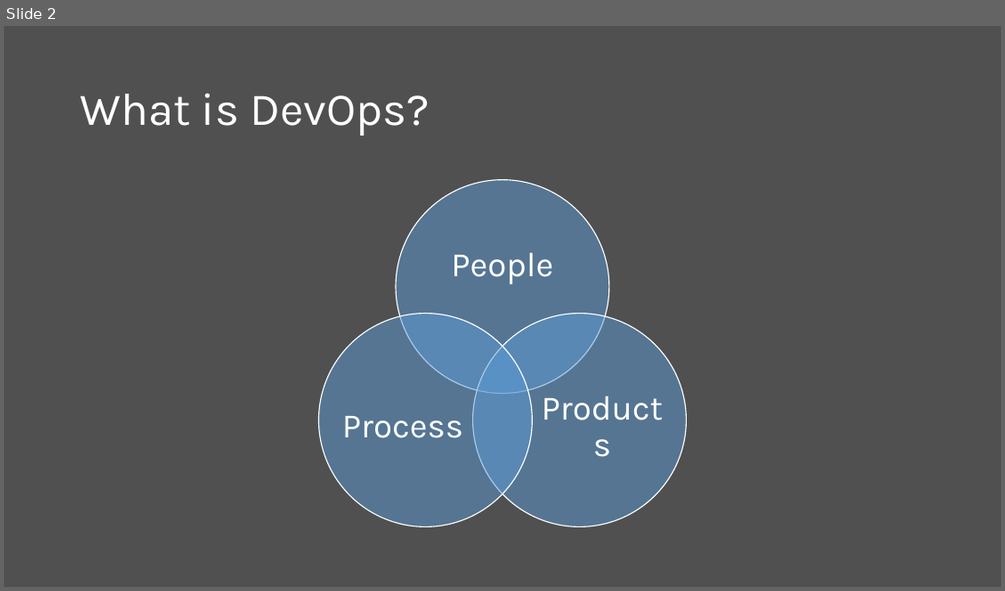
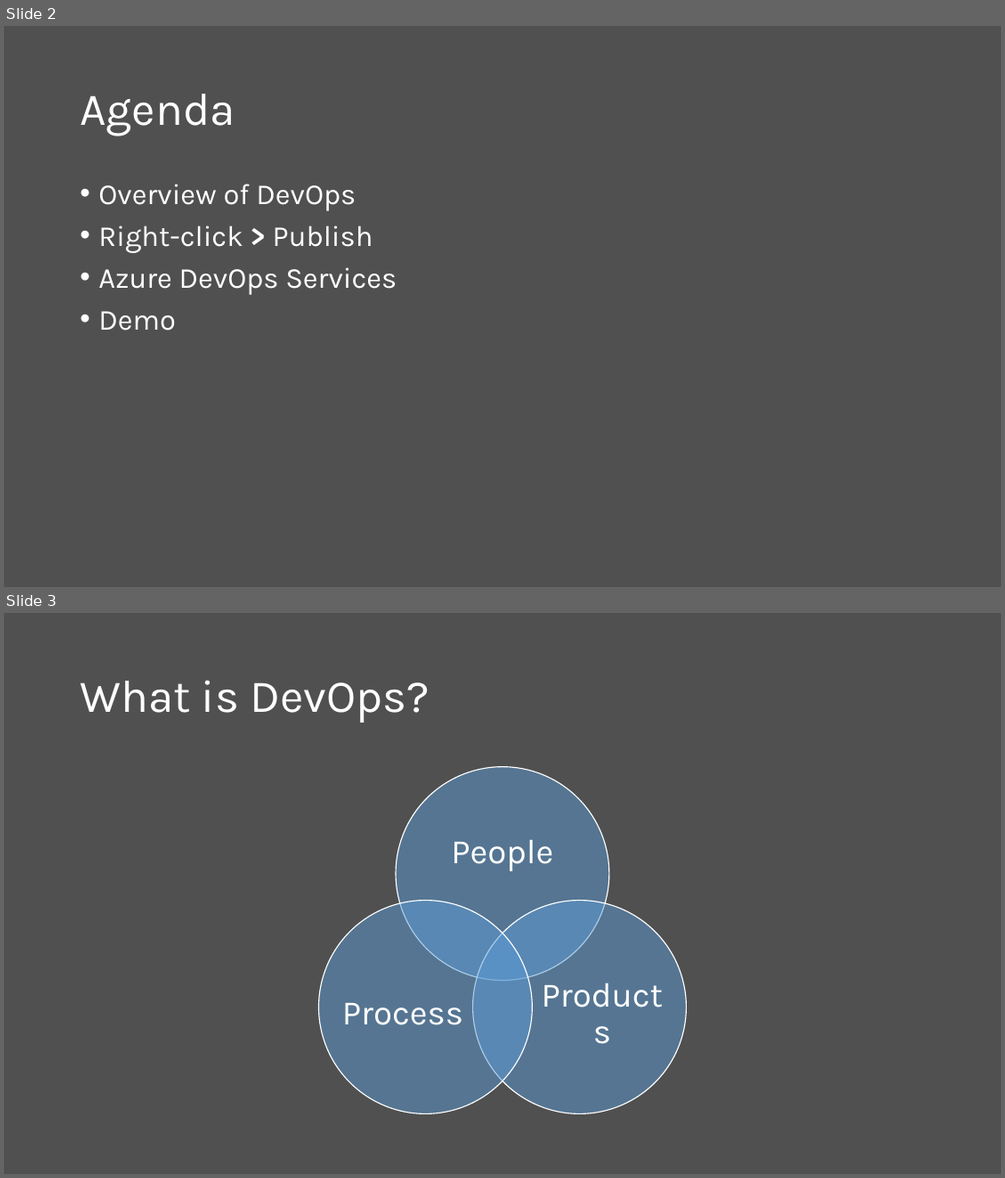
Before and after one commit to scottaddie/slide-decks, a slide deck: DevOps in the Cloud.pptx. Shown one above the other, each under a label of ours: slide 2 before the commit, slides 2 and 3 after it. The pictures are 1005x591 and 1005x1178 pixels, drawn with LibreOffice and Linux fonts; fonts in the diff are those of the drawing. Boxes give left, top, right and bottom in pixels: in the first picture for what was removed or moved away, otherwise in the second. Text is boxed around its words. In the diff, an @@ line names an element or a change of style, - is before the commit and + after.

```diff
--- a/DevOps in the Cloud.pptx
+++ b/DevOps in the Cloud.pptx
@@ slide 2 added at box(4, 26, 1001, 587), background #505050 @@
@@ title added at box(80, 94, 235, 135), 44 pt, text #FFFFFF @@
+Agenda
@@ text added at box(98, 184, 396, 330), 28 pt, text #FFFFFF @@
+• Overview of DevOps
+• Right-click > Publish
+• Azure DevOps Services
+• Demo
@@ what was slide 2 is now slide 3 @@
```
Also in this commit, not shown: 1 slide changed, 1 other slide added.
